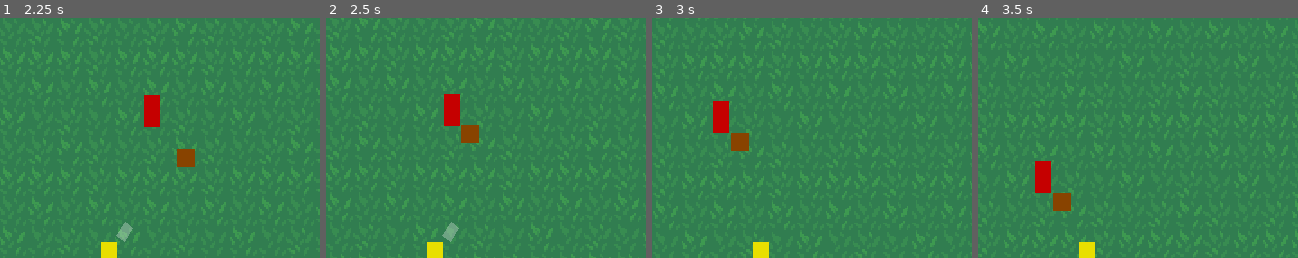
Above: before the commit, frames 1-4 (left to right).
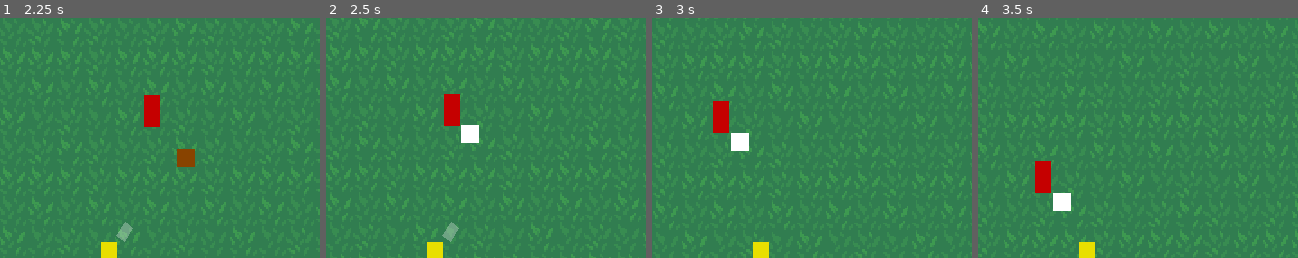
Above: after the commit, the same moments.

Repository: nullportal/dog-and-ball
Game: Godot game, scene res://Game.tscn
Two runs of this game, one before a commit and one after it. Both use one fixed random seed, a clock stepped at 60 frames per second and the inputs below.
Inputs (mouse positions are % of the whole screen's width and height, from its top left):
- Up to frame 1 (2.25 s): tap Enter at 0.5 s; move the mouse to (72, 45) at 0.52 s; hold Right (ui_right) 0.53-1.28 s; click (72, 45) at 0.6 s; move the mouse to (30, 55) at 1.27 s; hold Down (ui_down) 1.28-2.03 s; click (30, 55) at 1.35 s; move the mouse to (60, 28) at 2.02 s; hold Right (ui_right) from 2.03 s (still down); click (60, 28) at 2.1 s
- Up to frame 2 (2.5 s): keep holding Right (ui_right)
- Up to frame 3 (3 s): move the mouse to (45, 70) at 2.77 s; release Right (ui_right) at 2.78 s; hold Up (ui_up) from 2.78 s (still down); click (45, 70) at 2.85 s
- Up to frame 4 (3.5 s): keep holding Up (ui_up)
The pictures show only the part of the screen within x 33-83%, y 0-50%; the shares and areas given below are measured in that part.

Frame 1 is identical in both runs. In frame 2, 0.4% of the frame differs, in the area x 42-48%, y 44-53%; in frame 3, 0.4%; in frame 4, 0.4%.

Commit message:
WIP: Programmatic starting to work...

Diff:
--- a/Entities/Combat.gd
+++ b/Entities/Combat.gd
@@ -4,15 +4,24 @@
 export var ATTACK_COOLDOWN := 0.0
 
 onready var _attack = $Attack
+onready var _hurt = $Hurt
 
 func _ready():
+	# TODO Set up hurt anim
+	_hurt.set_rect(get_parent().get_node('./ColorRect'))
+
 	print('%s is set up for combat: %s' % [
 		get_parent().name,
 		{
 			'ATTACK_DAMAGE': _attack.ATTACK_DAMAGE,
-			'ATTACK_COOLDOWN': _attack.ATTACK_COOLDOWN
+			'ATTACK_COOLDOWN': _attack.ATTACK_COOLDOWN,
+			'HURT_RECT': _hurt.get_rect()
 		}
 	])
 
 func attack(target):
 	_attack.damage(target)
+
+func hurt():
+	print('HURT!')
+	_hurt.flash()
--- a/Entities/Combat.tscn
+++ b/Entities/Combat.tscn
@@ -1,9 +1,12 @@
-[gd_scene load_steps=3 format=2]
+[gd_scene load_steps=4 format=2]
 
 [ext_resource path="res://Entities/Combat.gd" type="Script" id=1]
 [ext_resource path="res://Entities/Attack.tscn" type="PackedScene" id=2]
+[ext_resource path="res://Entities/Hurt.tscn" type="PackedScene" id=3]
 
 [node name="Combat" type="Node"]
 script = ExtResource( 1 )
 
 [node name="Attack" parent="." instance=ExtResource( 2 )]
+
+[node name="Hurt" parent="." instance=ExtResource( 3 )]
--- a/Entities/Dog/Dog.gd
+++ b/Entities/Dog/Dog.gd
@@ -128,6 +128,9 @@
 func attack(target):
 	combat.attack(target)
 
+func hurt_animation():
+	combat.hurt()
+
 # NOTE Requires dict with 'sort_key'
 func _sort_nodes(a, b):
 	return a.sort_key > b.sort_key
--- a/Entities/Enemies/Zombie.gd
+++ b/Entities/Enemies/Zombie.gd
@@ -58,7 +58,6 @@
 		velocity = move_and_slide(velocity)
 
 func hurt_animation():
-	print('%s is attempting to play hurt animation!' % self.SLUG)
 	animationPlayer.play('flash')
 
 func attack(target):
--- /dev/null
+++ b/Entities/Hurt.gd
@@ -0,0 +1,50 @@
+extends Node
+
+# TODO Copy sprite to module (and overlay?)
+# TODO Programmatically play hurt anim (white flash) - this:
+#   [sub_resource type="Animation" id=2]
+#   resource_name = "flash"
+#   length = 0.04
+#   step = 0.005
+#   tracks/0/type = "value"
+#   tracks/0/path = NodePath(".:color")
+#   tracks/0/interp = 1
+#   tracks/0/loop_wrap = true
+#   tracks/0/imported = false
+#   tracks/0/enabled = true
+#   tracks/0/keys = {
+#   "times": PoolRealArray( 0, 0.015, 0.03, 0.04 ),
+#   "transitions": PoolRealArray( 1, 1, 1, 1 ),
+#   "update": 1,
+#   "values": [ Color( 0.772549, 0, 0, 1 ), Color( 1, 1, 1, 1 ), Color( 1, 0, 0, 1 ), Color( 0.772549, 0, 0, 1 ) ]
+#   }
+
+onready var rect = null setget set_rect, get_rect
+onready var animationPlayer = null
+
+func _ready():
+  animationPlayer = AnimationPlayer.new()
+  add_child(animationPlayer)
+
+  var hurtFlash = Animation.new()
+  animationPlayer.add_animation('hurt_flash', hurtFlash)
+
+  var trackIdx = hurtFlash.add_track(Animation.TYPE_VALUE) # ??
+  var path = String(get_parent().get_parent().get_path()) + '/ColorRect:color'
+  hurtFlash.track_set_path(trackIdx, path)
+  hurtFlash.length = 0.1
+  hurtFlash.track_insert_key(trackIdx, 0.1, Color(1,1,1,1))
+
+  var x = NodePath(path)
+  var y = get_node(NodePath(path))
+  print([x,y])
+  print('Setting up %s hurt behaviour using %s ...' % [get_parent().name, NodePath(path)])
+
+func flash():
+  animationPlayer.play('hurt_flash')
+
+func get_rect():
+  return rect
+
+func set_rect(r):
+  rect = r
--- /dev/null
+++ b/Entities/Hurt.tscn
@@ -0,0 +1,6 @@
+[gd_scene load_steps=2 format=2]
+
+[ext_resource path="res://Entities/Hurt.gd" type="Script" id=1]
+
+[node name="Hurt" type="Node"]
+script = ExtResource( 1 )
